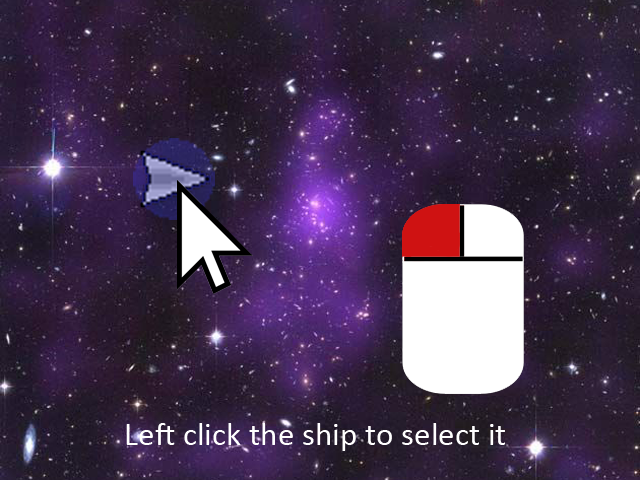
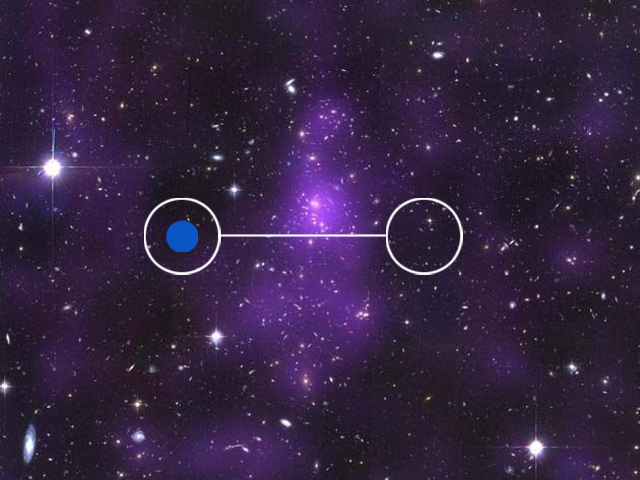
Two versions of the same layered image (640px x 480px). Layer-by-layer changes:
removed layer "Left click the ship to select it" over [126, 423, 505, 451]
removed layer "red" over [402, 204, 465, 262]
renamed "ship selected" to "Layer 3", moved it above "Layer 4 copy", painted on it over [133, 138, 215, 252]
renamed "mouse" to "Layer 4 copy", painted on it over [218, 198, 524, 394]
renamed "cursor" to "Layer 4", painted on it over [144, 179, 253, 294]
renamed "ship" to "Layer 2", hid it, painted on it over [141, 151, 440, 252]
